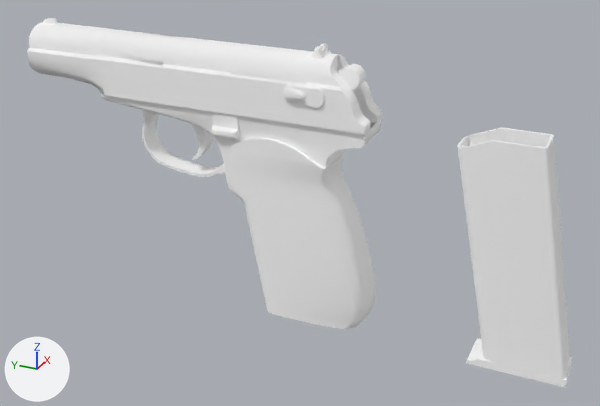
What one commit did to the glTF model public/assets/models/wep_makarov/wep_makarov.gltf.
One viewpoint serves both versions: a 50 mm camera at (-0.301, -0.141, 0.143) aimed at (0.003, -0.004, -0.01). The lights are fixed; the arrows at lower left show +X, +Y and +Z. The older version comes first. Where no turn or scale is listed for an object, it has been applied to the vertices.

The first picture shows 'Body', 'Hammer', 'Magazine', 'Safety', 'Slide' and 1 more.
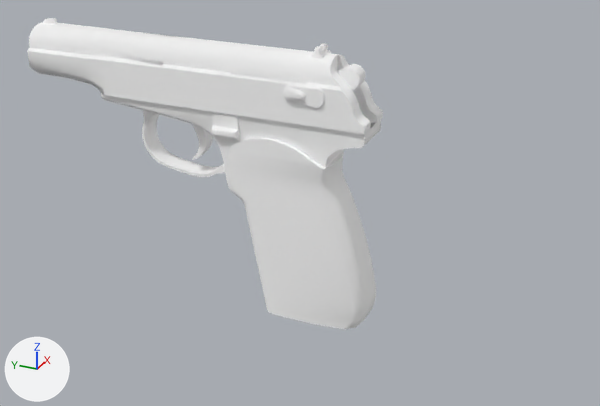
Location of each change, (x1, y1, x2, y2) in pixels of the pictures (600 x 406 px):
'Magazine', deleted: before (457, 127, 573, 388)

Diff of the bpy script that builds the scene:
```diff
--- a/public/assets/models/wep_makarov/wep_makarov.gltf.py
+++ b/public/assets/models/wep_makarov/wep_makarov.gltf.py
@@ ob_magazine @@
-ob_magazine = bpy.data.objects.new('Magazine', me_mesh)
-ob_magazine.location = (0.0048, -0.1077, -0.0417)
```
